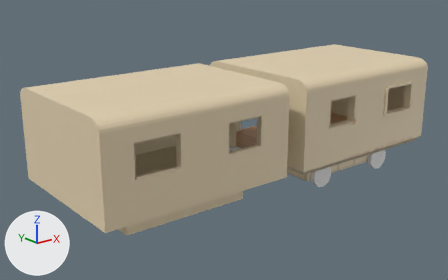
A saved change to the FBX model Assets/Art/Models/Train.fbx.
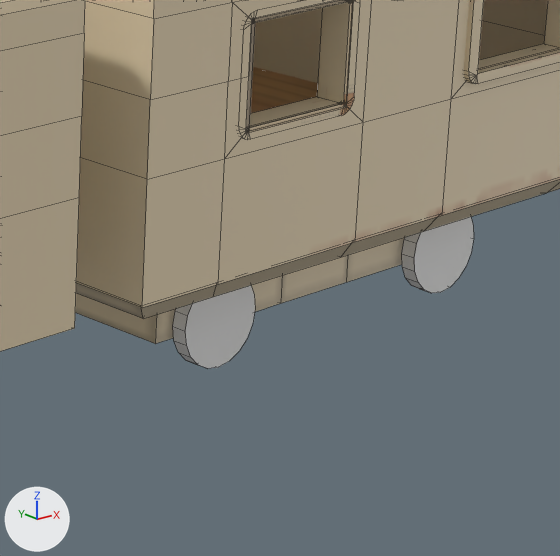
There are two pictures of each version: one whole from a 50 mm lens placed at (-18.26, -16.81, 7.49), pointed at (-4.52, 0.36, 0.62), one close up on the part from 60% to 91% of the width and 34% to 83% of the height. Every picture has the same lights, and +X, +Y and +Z are marked at lower left. The first two pictures are the older version. The close-ups show mesh edges as thin lines. Where no turn or scale is listed for an object, it has been applied to the vertices.

Names of what the first close-up shows: 'Body', 'BodyWall', 'WallWindows', 'WallWindows.001', 'Wheel', 'Wheel.001', 'Window', 'Window2'.
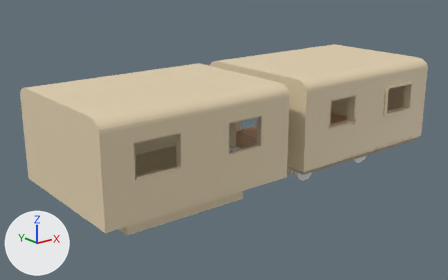
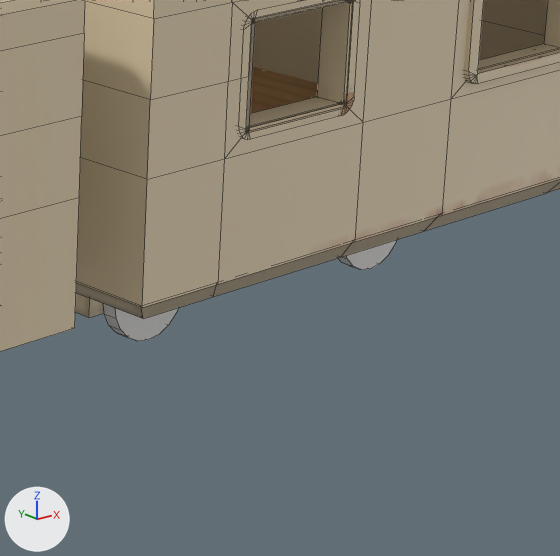
Diff of the bpy script that builds the scene:
```diff
--- a/Assets/Art/Models/Train.fbx.py
+++ b/Assets/Art/Models/Train.fbx.py
@@ me_cube @@
 me_cube.from_pydata(...)  # 60 vertices, 53 faces; spans x -3.44..3.44, y -2.69..2.69, z -0.91..0.0
 # used by ob_body; location = (0.0, 0.0, 0.0)
+# me_cube part 1: all 12 vertices in x -2.27..2.27, y -1.78, z -0.91..-0.3 are moved by (0.0, 0.88, 0.0)
 me_cube.materials.append(mat_materialtrain)
@@ ob_wheel_001 @@
 ob_wheel_001 = bpy.data.objects.new('Wheel.001', me_cylinder_004)
-ob_wheel_001.location = (-1.643, -1.918, -0.757)
+ob_wheel_001.location = (-1.643, -1.007, -0.757)
@@ ob_wheel @@
 ob_wheel = bpy.data.objects.new('Wheel', me_cylinder)
-ob_wheel.location = (1.648, -1.918, -0.757)
+ob_wheel.location = (1.648, -1.007, -0.757)
```

What differs and where, as boxes (x1, y1, x2, y2) in the close-ups (560 x 556 px; the box of a moved part takes in the faces that stretch with it):
'Body', reshaped (mostly hidden)
    before: (75, 67, 560, 344)
    after: (75, 67, 560, 319)
'Wheel.001', moved
    before: (173, 285, 255, 368)
    after: (103, 304, 178, 341)
'Wheel', moved
    before: (402, 217, 474, 293)
    after: (338, 240, 397, 270)
part 1 of me_cube, moved or reshaped
    before: (75, 237, 405, 344)
    after: (75, 293, 104, 318)
